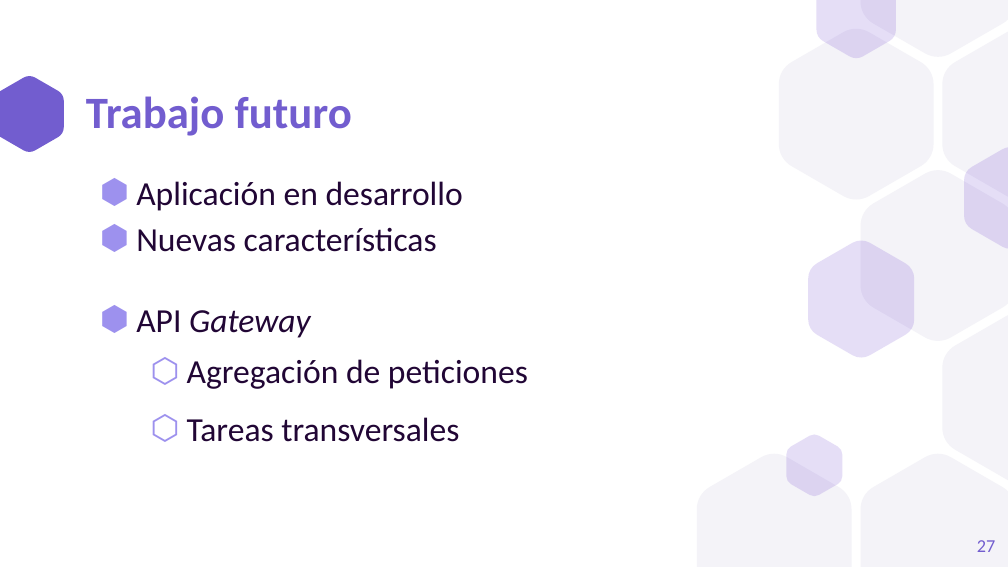
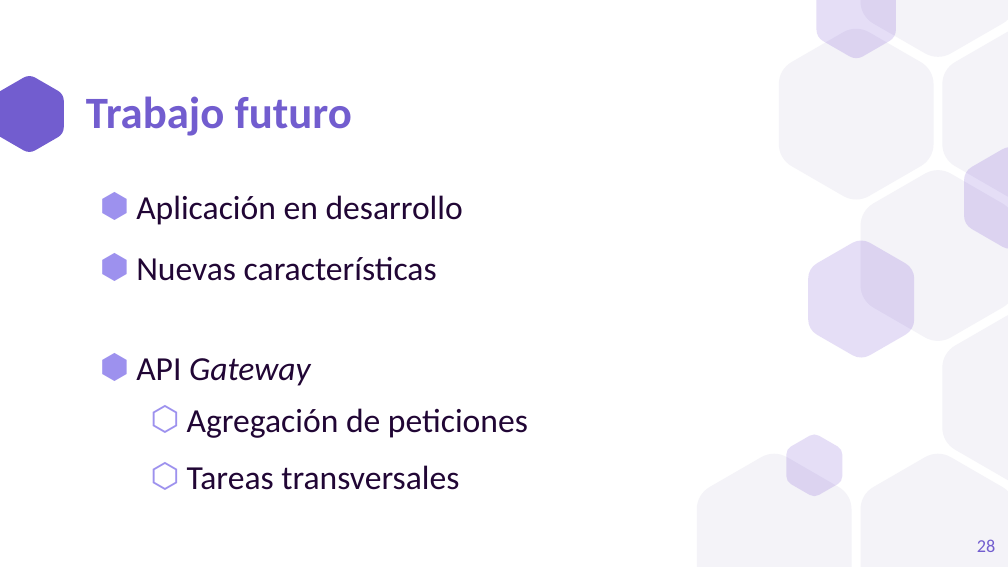
Before and after one commit to a1ex9788/TFG, a slide deck: slide 28 of TFG_AlejandroCarrion.pptx (slide 27 before the commit). Drawn at 1008x567 pixels with LibreOffice and Linux fonts; fonts in the diff are those of the drawing. Boxes give left, top, right and bottom in pixels: in the first picture for what was removed or moved away, otherwise in the second. Text is boxed around its words. In the diff, an @@ line names an element or a change of style, - is before the commit and + after.

```diff
--- a/TFG_AlejandroCarrion.pptx
+++ b/TFG_AlejandroCarrion.pptx
@@ text at <box>136,195,463,386</box>: line spacing 1.15 to 1.5; line spacing 2 to 2.5 @@
@@ page number at <box>977,539,995,552</box>: text changed @@
-27
+28
```
Also in this commit, not shown: 4 other slides changed, 1 slide added.
